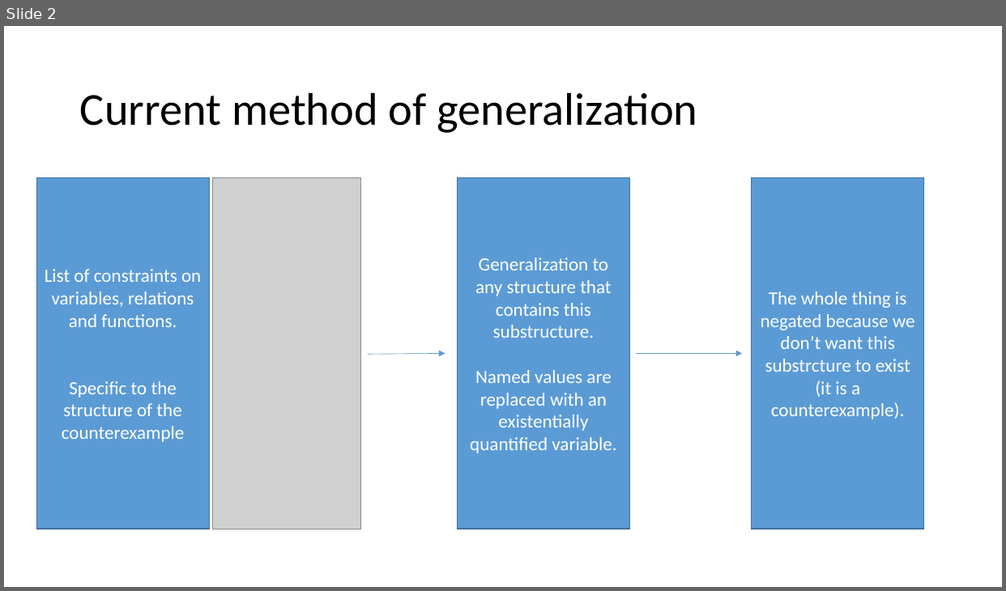
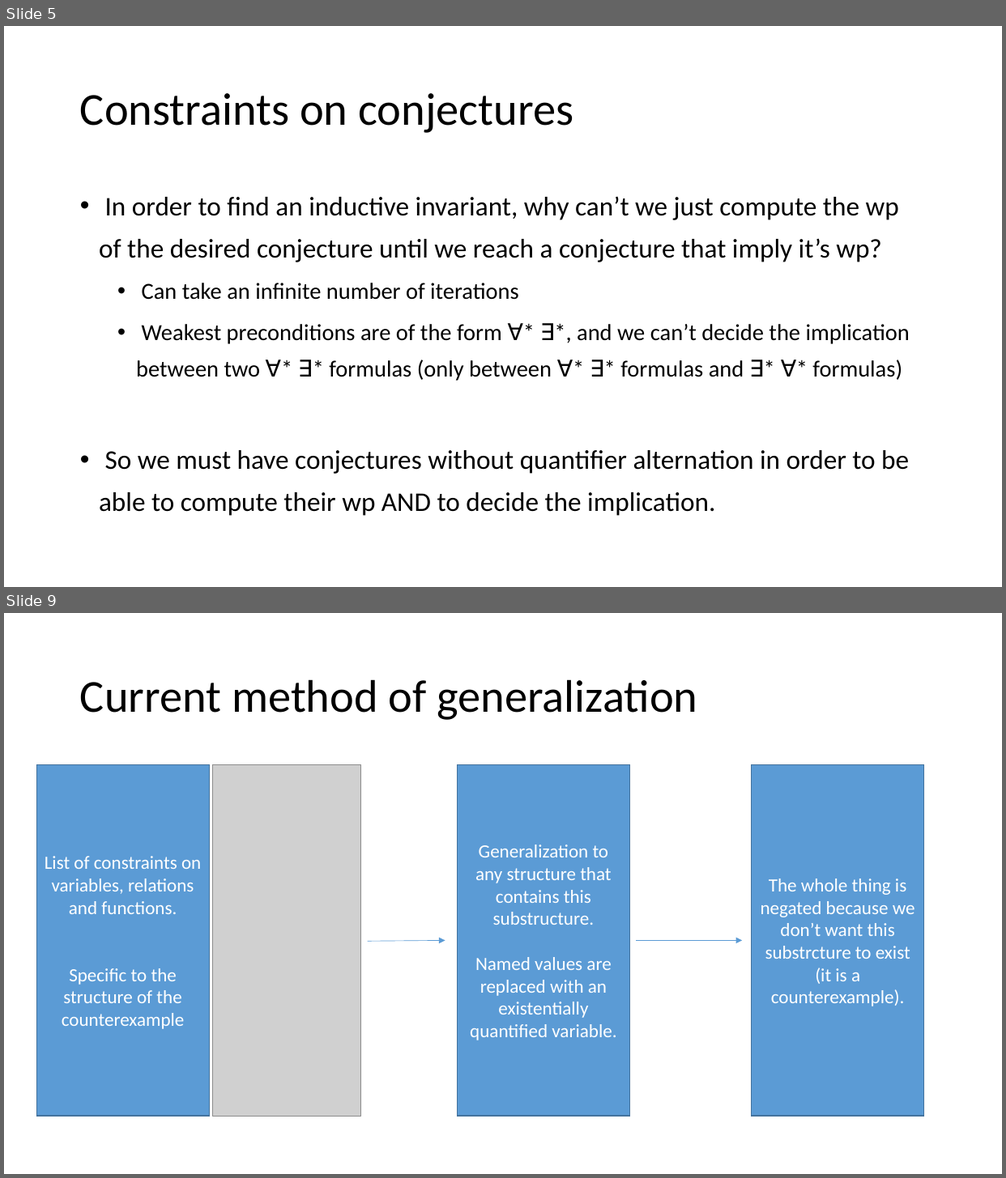
Before and after one commit to tjhance/ivy-research, a slide deck: interactive_proof/counterexample_generalization.pptx. Shown one above the other, each under a label of ours: slide 2 before the commit, slides 5 and 9 after it; the slides between them are not shown. The pictures are 1006x591 and 1006x1178 pixels, drawn with LibreOffice and Linux fonts; fonts in the diff are those of the drawing; grey boxes stand for pictures. Boxes give left, top, right and bottom in pixels: in the first picture for what was removed or moved away, otherwise in the second. Text is boxed around its words. In the diff, an @@ line names an element or a change of style, - is before the commit and + after.

```diff
--- a/interactive_proof/counterexample_generalization.pptx
+++ b/interactive_proof/counterexample_generalization.pptx
@@ slide 5 added at [4,26,1002,587], background #FFFFFF @@
@@ title added at [80,93,573,133], 44 pt, text #000000 @@
+Constraints on conjectures
@@ text added at [99,197,910,516], 25.9 pt, text #000000 @@
+• In order to find an inductive invariant, why can’t we just compute the wp of the desired conjecture until we reach a conjecture that imply it’s wp?
+  • Can take an infinite number of iterations
+  • Weakest preconditions are of the form ∀* ∃*, and we can’t decide the implication between two ∀* ∃* formulas (only between ∀* ∃* formulas and ∃* ∀* formulas)
+• So we must have conjectures without quantifier alternation in order to be able to compute their wp AND to decide the implication.
@@ what was slide 2 is now slide 9 @@
```
Also in this commit, not shown: 3 slides changed, 8 other slides added.
